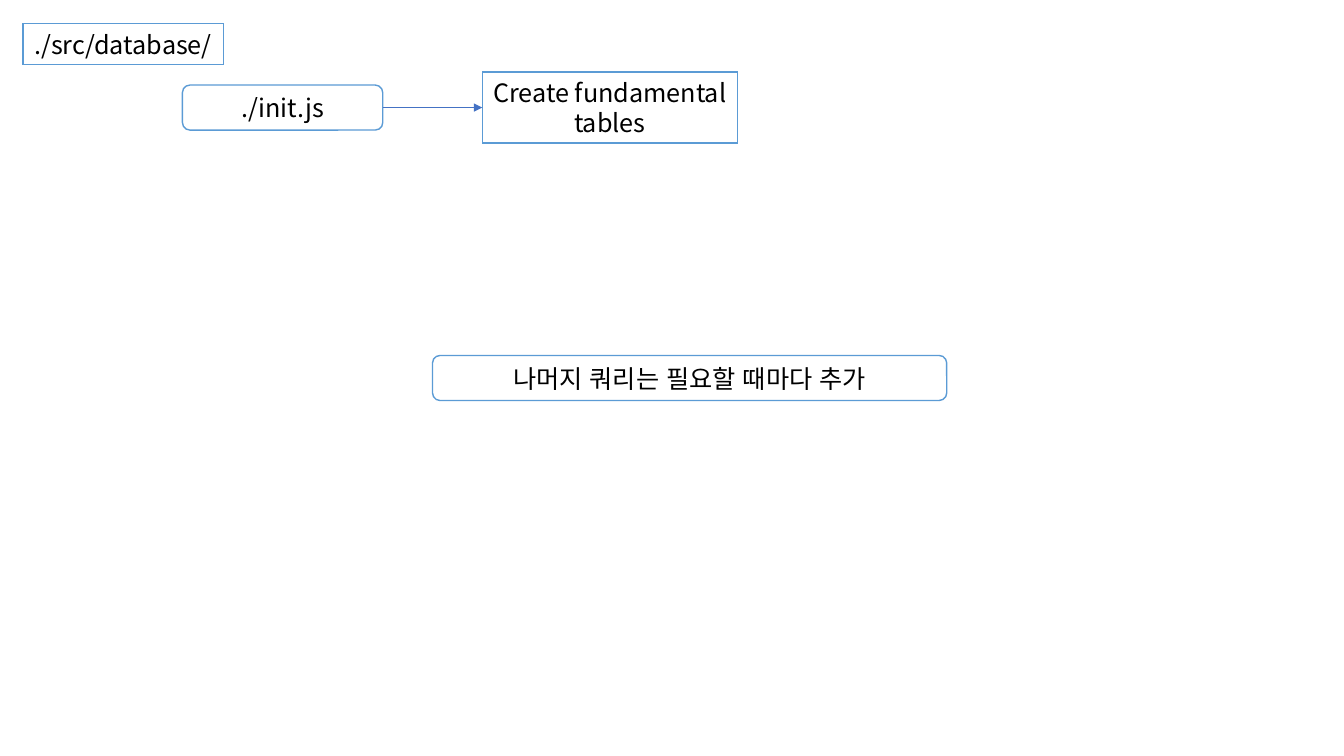
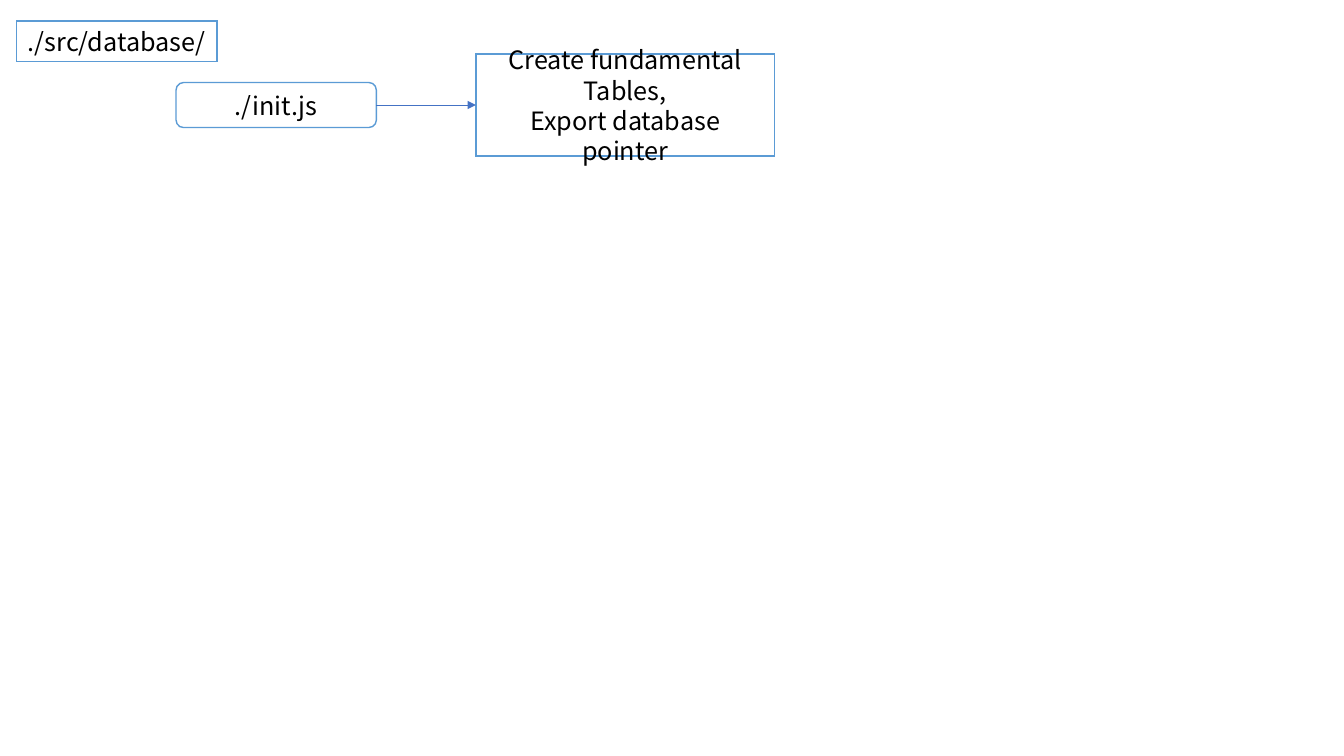
Before and after one commit to drowsy-probius/bookshelf, a slide deck: slide 4 of bookshelf.index.pptx. Drawn at 1344x756 pixels with LibreOffice and Linux fonts; fonts in the diff are those of the drawing. Boxes give left, top, right and bottom in pixels: in the first picture for what was removed or moved away, otherwise in the second. Text is boxed around its words. In the diff, an @@ line names an element or a change of style, - is before the commit and + after.

```diff
--- a/bookshelf.index.pptx
+++ b/bookshelf.index.pptx
@@ rectangle "./src/database/": place and size @@
-rectangle "./src/database/" at (23,23,224,64)
+rectangle "./src/database/" at (16,21,217,62)
@@ rectangle "Create fundamental": place and size @@
-rectangle "Create fundamental" at (482,72,737,143)
+rectangle "Create fundamental" at (476,54,774,156)
@@ rounded rectangle "./init.js": place and size @@
-rounded rectangle "./init.js" at (182,85,383,130)
+rounded rectangle "./init.js" at (176,83,377,128)
@@ text in rectangle at (530,80,721,166): text changed @@
-tables
+Tables,
+Export database pointer
@@ arrow moved from (383, 108) - (482, 108) to (376, 105) - (476, 105) @@
@@ rounded rectangle removed at (433,356,947,401) @@
-나머지 쿼리는 필요할 때마다 추가
```
Also in this commit, not shown: 1 other slide changed, 7 other files.
